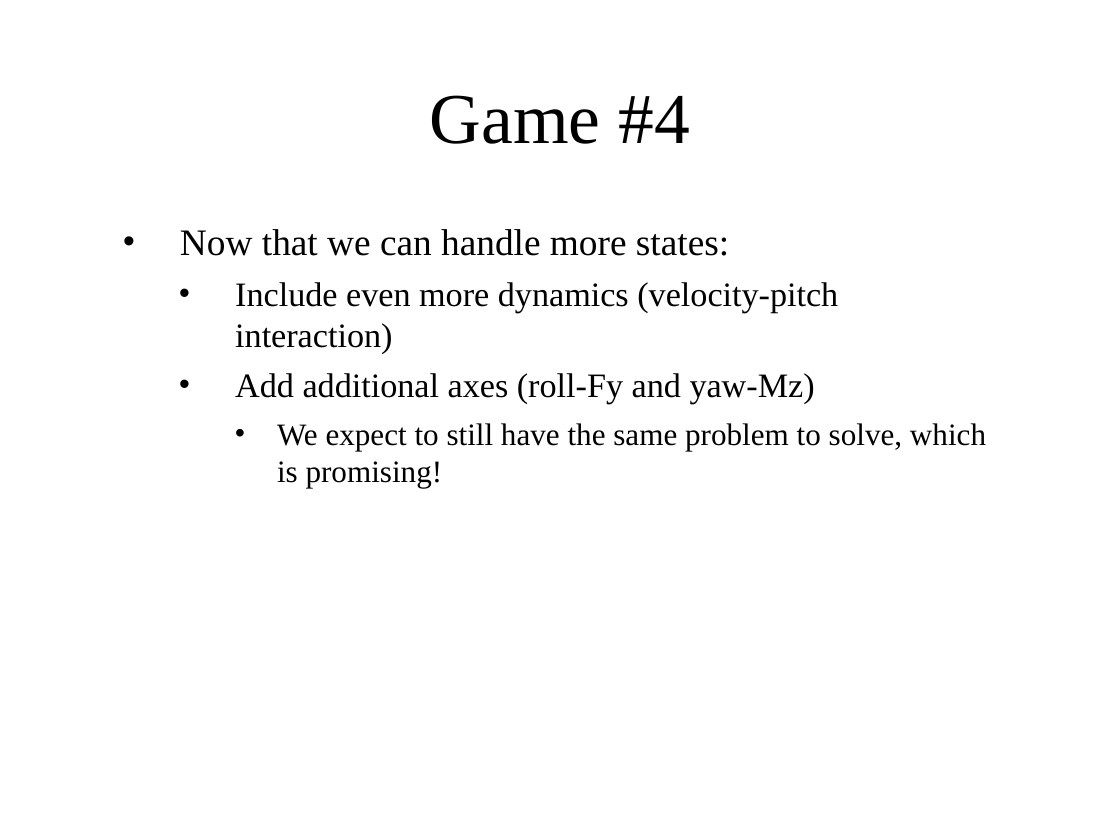
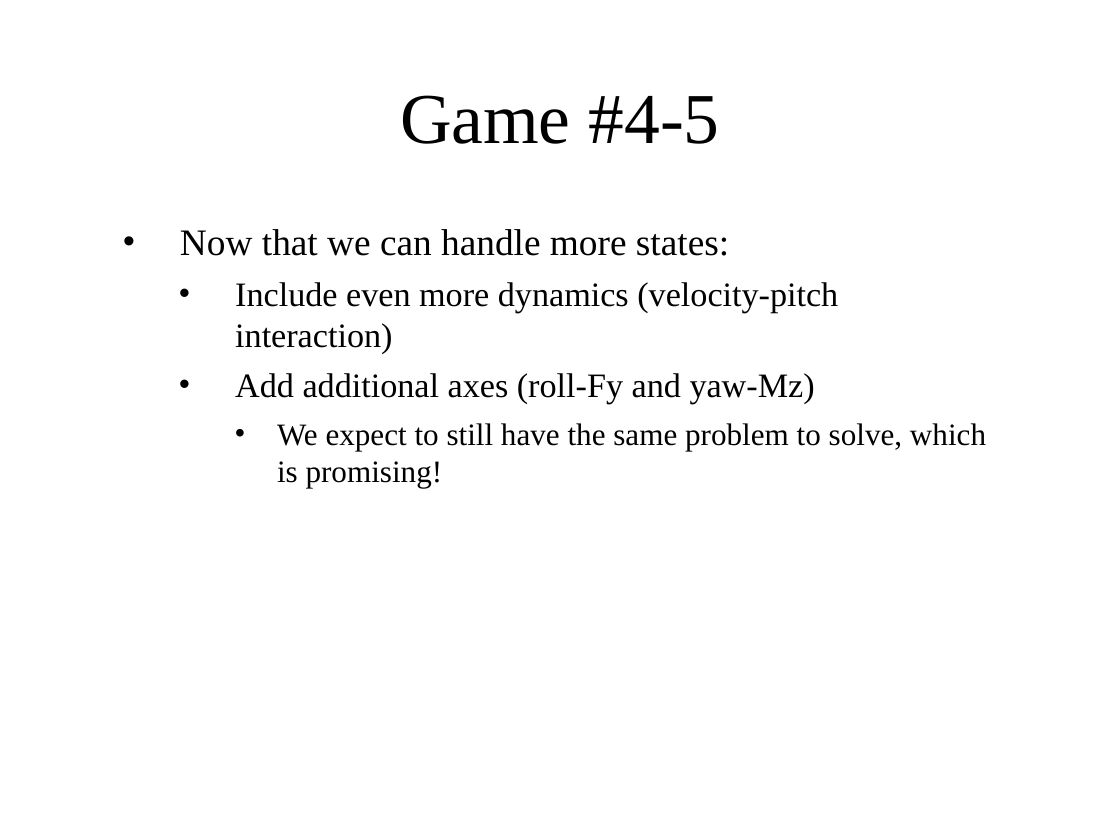
Before and after one commit to ZahraBoroujeni/zmpc, a slide deck: slide 25 of mpc.pptx. Drawn at 1120x840 pixels with LibreOffice and Linux fonts; fonts in the diff are those of the drawing; background and template pictures are left out. Boxes give left, top, right and bottom in pixels: in the first picture for what was removed or moved away, otherwise in the second. Text is boxed around its words. In the diff, an @@ line names an element or a change of style, - is before the commit and + after.

```diff
--- a/mpc.pptx
+++ b/mpc.pptx
@@ title at <box>400,95,720,144</box>: text changed @@
-Game #4
+Game #4-5
```
Also in this commit, not shown: 1 other slide changed, 3 slides added, 1 other file.
